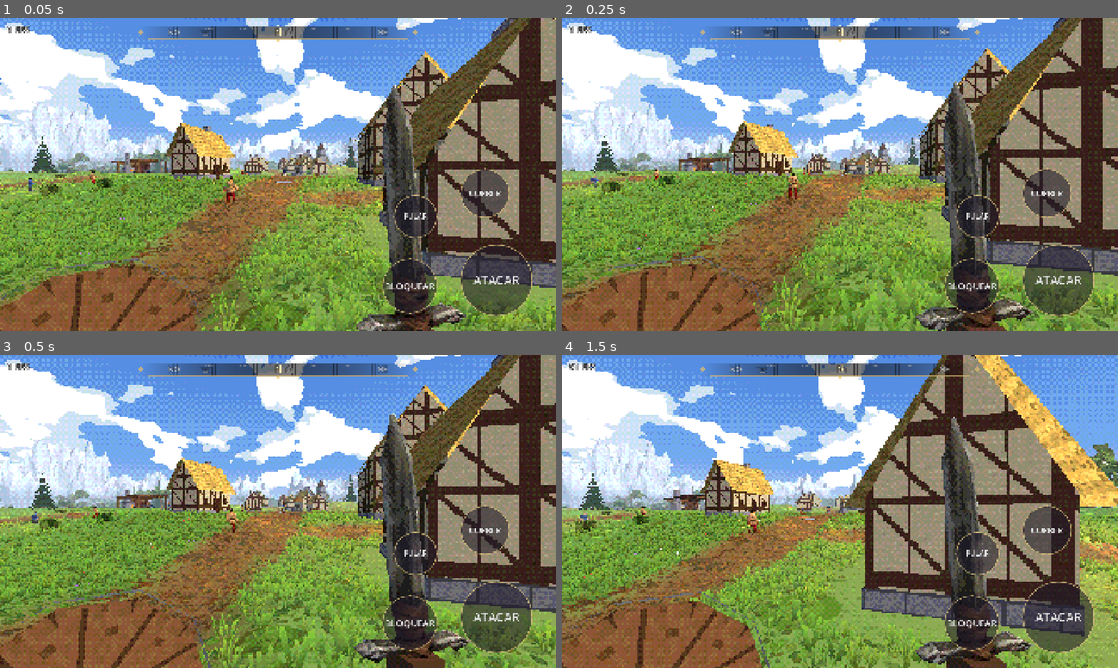
Above: before the commit, frames 1-4 (two rows, left to right).
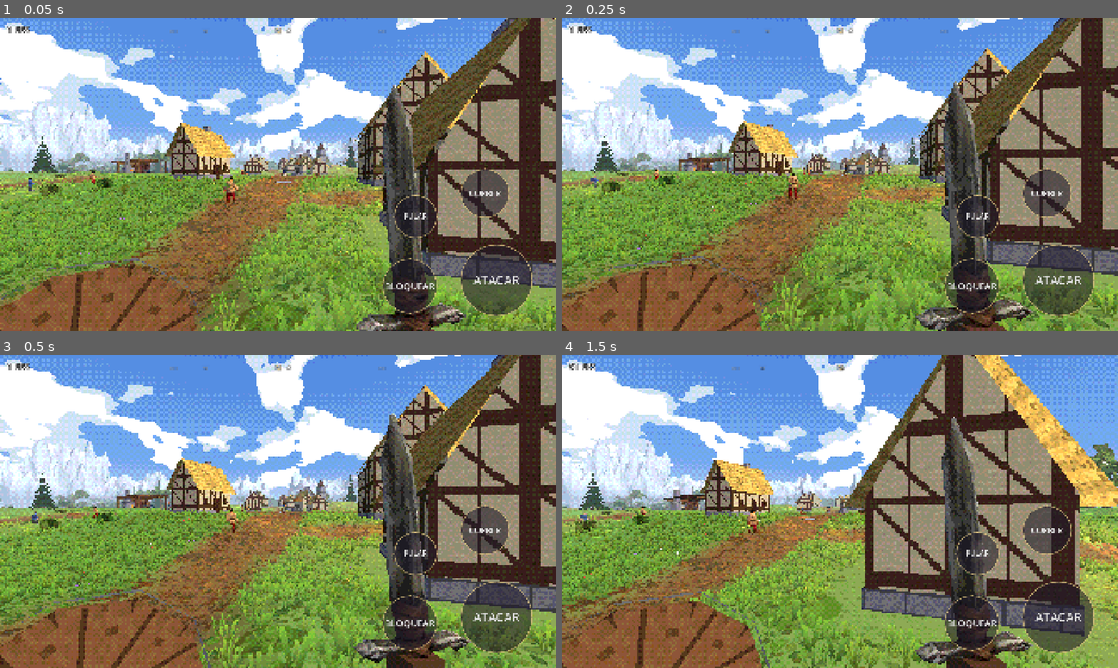
Above: after the commit, the same moments.

Repository: rhfazeredo-ops/Dallarian
Game: Godot game, scene res://cenas/mundo.tscn
Two runs of this game, one before a commit and one after it. Both use one fixed random seed, a clock stepped at 60 frames per second and the inputs below. Sound files missing from this copy of the repository are replaced by a short silence.
Inputs (mouse positions are in pixels of both pictures, inside the frame that each line leads up to):
- Up to frame 1 (0.05 s): no input
- Up to frame 2 (0.25 s): no input
- Up to frame 3 (0.5 s): no input
- Up to frame 4 (1.5 s): tap Enter at 0.5 s; move the mouse to (962, 495) at 0.52 s; hold Right (ui_right) 0.53-1.25 s; hold Shift 0.53-1.25 s; click (962, 495) at 0.67 s; tap Space at 0.77 s; drag from (728, 527) to (812, 574) at 1.27 s

The runs differ from the first frame. In frame 1, 1.9% of the frame differs, in the area x 24-76%, y 2-8%; in frame 2, 1.9%; in frame 3, 1.9%; in frame 4, 1.8%.

Commit message:
Bússola mais limpa: sem faixa de fundo, linha fina, letras e ícones menores, sem números
Co-Authored-By: Claude Opus 5.5 <noreply@anthropic.com>
Claude-Session: https://claude.ai/code/session_01WFSuYSG1mTsBiEAWeNGYj8

Diff:
--- a/godot/scripts/bussola.gd
+++ b/godot/scripts/bussola.gd
@@ -19,8 +19,8 @@
 	for l in lista: locais.append([l[0], l[1], l[2], l[3], false])
 	set_anchors_and_offsets_preset(Control.PRESET_FULL_RECT); mouse_filter = Control.MOUSE_FILTER_IGNORE
 	fonte = ThemeDB.fallback_font
-	aviso = _rotulo(34, Color(0.95, 0.88, 0.7), 150.0); aviso.text = "LOCAL DESCOBERTO"
-	aviso_nome = _rotulo(52, Color(1, 1, 1), 192.0)
+	aviso = _rotulo(26, Color(0.95, 0.88, 0.7), 140.0); aviso.text = "LOCAL DESCOBERTO"
+	aviso_nome = _rotulo(40, Color(1, 1, 1), 172.0)
 
 func _rotulo(tam: int, cor: Color, y: float) -> Label:
 	var l := Label.new(); l.add_theme_font_size_override("font_size", tam); l.add_theme_color_override("font_color", cor)
@@ -48,18 +48,14 @@
 
 func _draw() -> void:
 	if m == null or m.jogador == null: return
-	var cx := get_viewport_rect().size.x * 0.5; var y0 := 26.0
-	var x0 := cx - LARG * 0.5
-	# faixa: fundo escuro que some nas pontas, linha dourada fina embaixo e pontas decoradas
-	var passos := 80
+	var cx := get_viewport_rect().size.x * 0.5; var y0 := 22.0
+	var meio := y0 + ALT * 0.5
+	# só uma linha fina dourada que some nas pontas (sem faixa de fundo)
+	var passos := 60
 	for i in passos:
 		var u0 := float(i) / passos; var u1 := float(i + 1) / passos
-		var a := 0.55 * (1.0 - pow(abs((u0 + u1) - 1.0), 2.0))
-		draw_rect(Rect2(x0 + LARG * u0, y0, LARG / passos + 1, ALT), Color(0.05, 0.04, 0.04, a))
-	draw_line(Vector2(x0 + 30, y0 + ALT), Vector2(x0 + LARG - 30, y0 + ALT), Color(0.85, 0.72, 0.45, 0.7), 2.0)
-	for lado in [-1.0, 1.0]:
-		var px: float = cx + lado * (LARG * 0.5 - 6)
-		draw_colored_polygon(PackedVector2Array([Vector2(px, y0 + ALT * 0.5 - 10), Vector2(px + 8 * lado, y0 + ALT * 0.5), Vector2(px, y0 + ALT * 0.5 + 10), Vector2(px - 8 * lado, y0 + ALT * 0.5)]), Color(0.85, 0.72, 0.45, 0.8))
+		var a := 0.5 * (1.0 - pow(abs((u0 + u1) - 1.0), 2.0))
+		draw_line(Vector2(cx - LARG * 0.5 + LARG * u0, meio + 14), Vector2(cx - LARG * 0.5 + LARG * u1, meio + 14), Color(0.92, 0.8, 0.55, a), 1.5)
 	var rumo := _rumo()
 	var px_por_grau := LARG / CAMPO
 	var letras := {0: "N", 45: "NE", 90: "L", 135: "SE", 180: "S", 225: "SO", 270: "O", 315: "NO"}
@@ -67,17 +63,15 @@
 		var rel := wrapf(g - rumo, -180.0, 180.0)
 		if abs(rel) > CAMPO * 0.5 - 4: continue
 		var x := cx + rel * px_por_grau
-		var fade := 1.0 - pow(abs(rel) / (CAMPO * 0.5), 3.0)
+		var fade := 1.0 - pow(abs(rel) / (CAMPO * 0.5), 2.0)
 		if letras.has(g):
-			var t: String = letras[g]; var tam := 34 if t.length() == 1 else 26
-			var cor := Color(1, 0.9, 0.7, fade) if g == 0 else Color(1, 1, 1, fade)
+			var t: String = letras[g]; var tam := 26 if t.length() == 1 else 19
+			var cor := Color(1, 0.86, 0.55, fade * 0.95) if g == 0 else Color(1, 1, 1, fade * (0.9 if t.length() == 1 else 0.7))
 			var w := fonte.get_string_size(t, HORIZONTAL_ALIGNMENT_LEFT, -1, tam).x
-			draw_string_outline(fonte, Vector2(x - w * 0.5, y0 + ALT * 0.5 + tam * 0.36), t, HORIZONTAL_ALIGNMENT_LEFT, -1, tam, 6, Color(0, 0, 0, fade * 0.8))
-			draw_string(fonte, Vector2(x - w * 0.5, y0 + ALT * 0.5 + tam * 0.36), t, HORIZONTAL_ALIGNMENT_LEFT, -1, tam, cor)
+			draw_string_outline(fonte, Vector2(x - w * 0.5, meio + tam * 0.36), t, HORIZONTAL_ALIGNMENT_LEFT, -1, tam, 5, Color(0, 0, 0, fade * 0.5))
+			draw_string(fonte, Vector2(x - w * 0.5, meio + tam * 0.36), t, HORIZONTAL_ALIGNMENT_LEFT, -1, tam, cor)
 		else:
-			draw_line(Vector2(x, y0 + ALT - 12), Vector2(x, y0 + ALT - 3), Color(1, 1, 1, fade * 0.7), 2.0)
-			var num := str(g); var w2 := fonte.get_string_size(num, HORIZONTAL_ALIGNMENT_LEFT, -1, 15).x
-			draw_string(fonte, Vector2(x - w2 * 0.5, y0 + 17), num, HORIZONTAL_ALIGNMENT_LEFT, -1, 15, Color(0.85, 0.82, 0.75, fade * 0.65))
+			draw_line(Vector2(x, meio + 10), Vector2(x, meio + 14), Color(1, 1, 1, fade * 0.45), 1.5)
 	# locais
 	var p := Vector2(m.jogador.global_position.x, m.jogador.global_position.z)
 	for l in locais:
@@ -87,26 +81,26 @@
 		var rel := wrapf(rad_to_deg(atan2(d.x, -d.y)) - rumo, -180.0, 180.0)
 		if abs(rel) > CAMPO * 0.5 - 4: continue
 		var x := cx + rel * px_por_grau
-		var fade := 1.0 - pow(abs(rel) / (CAMPO * 0.5), 3.0)
-		_icone(l[2], Vector2(x, y0 + ALT * 0.5 + 2), conhecido, fade)
-	# marcador do centro (para onde está olhando)
-	draw_colored_polygon(PackedVector2Array([Vector2(cx - 7, y0 + ALT + 10), Vector2(cx + 7, y0 + ALT + 10), Vector2(cx, y0 + ALT + 2)]), Color(0.95, 0.82, 0.5, 0.9))
+		var fade := 1.0 - pow(abs(rel) / (CAMPO * 0.5), 2.0)
+		_icone(l[2], Vector2(x, meio - 1), conhecido, fade * 0.9)
+	# marcador do centro: um tracinho
+	draw_line(Vector2(cx, meio + 12), Vector2(cx, meio + 20), Color(1, 0.86, 0.55, 0.85), 2.0)
 
 # ícones simples desenhados em linhas (conhecido: cheio e claro; desconhecido: só contorno, apagado)
 func _icone(tipo: String, c: Vector2, aceso: bool, fade: float) -> void:
 	var cor := Color(1, 0.97, 0.88, fade) if aceso else Color(0.75, 0.75, 0.75, fade * 0.55)
 	var sombra := Color(0, 0, 0, fade * (0.75 if aceso else 0.4))
-	var formas := _formas(tipo, c)
+	var formas := _formas(tipo, c, 0.75)
 	for f in formas:                                     # contorno escuro por baixo
-		draw_polyline(f, sombra, 5.0, true)
+		draw_polyline(f, sombra, 3.5, true)
 	for f in formas:
 		if aceso and f.size() > 3 and f[0] == f[f.size() - 1]: draw_colored_polygon(f, Color(cor.r, cor.g, cor.b, fade * 0.35))
-		draw_polyline(f, cor, 2.2, true)
+		draw_polyline(f, cor, 1.6, true)
 
-func _formas(tipo: String, c: Vector2) -> Array:
+func _formas(tipo: String, c: Vector2, k := 1.0) -> Array:
 	var P := func(pts: Array) -> PackedVector2Array:
 		var r := PackedVector2Array()
-		for q in pts: r.append(c + q)
+		for q in pts: r.append(c + q * k)
 		return r
 	match tipo:
 		"vila":       # casinha com telhado
